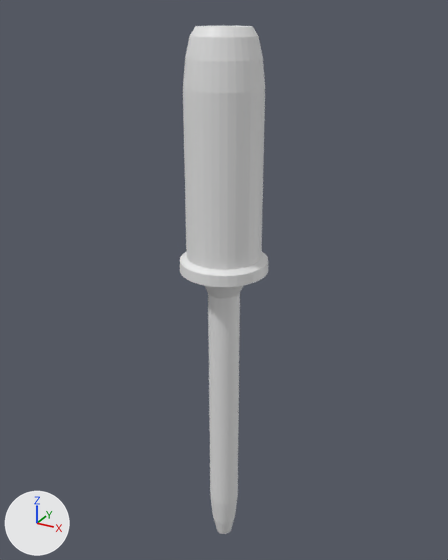
An edit to the OBJ model DirectXGame/Resources/blockLever/blockLever.obj, drawn before and after from the same camera.
Both versions are drawn from a camera (50 mm lens) standing at (0.68, -1.237, 1.182) and looking at (-0.021, 0.037, 0.545). Arrows for +X, +Y and +Z are at lower left; the lights stay in place. The older version comes first. Where no turn or scale is listed for an object, it has been applied to the vertices.

In view in the first picture: 'blockLeverMain'.
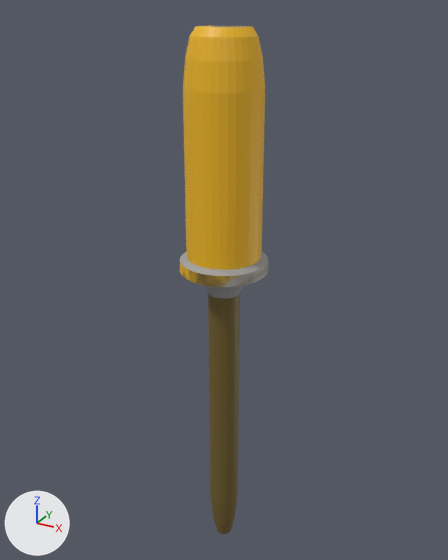
Where the change shows, as pixel boxes (x1, y1, x2, y2) in the pictures (448 x 560 px):
```json
{"object": "blockLeverMain", "change": "recoloured", "before": [180, 26, 268, 534], "after": [180, 26, 268, 534], "on screen": "white to yellow"}
```

Edits to the scene script, one JSON object a line:
```json
{"op": "add", "block": "img_blocklever_png", "code": ["img_blocklever_png = load_image('blockLever.png', 'blockLever.png', 2048, 2048, 'sRGB')"]}
{"op": "add", "block": "mat_material_147", "code": ["mat_material_147 = principled_material('Material.147')", "mat_material_147.texture = img_blocklever_png"]}
{"block": "me_blocklevermain", "where": "me_blocklevermain.from_pydata(...)  # 384 vertices, 764 faces; spans x -0.109..0.109, y -0.109..0.109, z -0.25..1.146"}
{"op": "remove", "block": "me_blocklevermain", "code": "me_blocklevermain.materials.append(mat_material_091)  # white #e7e7e7"}
{"op": "add", "block": "me_blocklevermain", "code": "me_blocklevermain.materials.append(mat_material_147)  # picture img_blocklever_png"}
```
